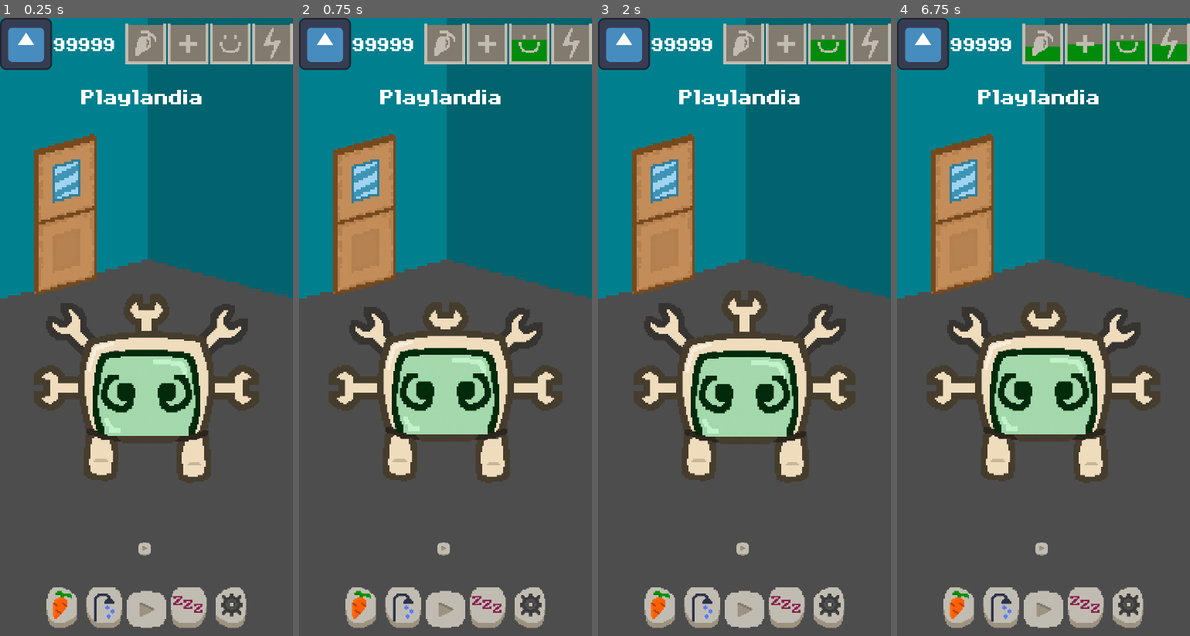
Above: before the commit, frames 1-4 (left to right).
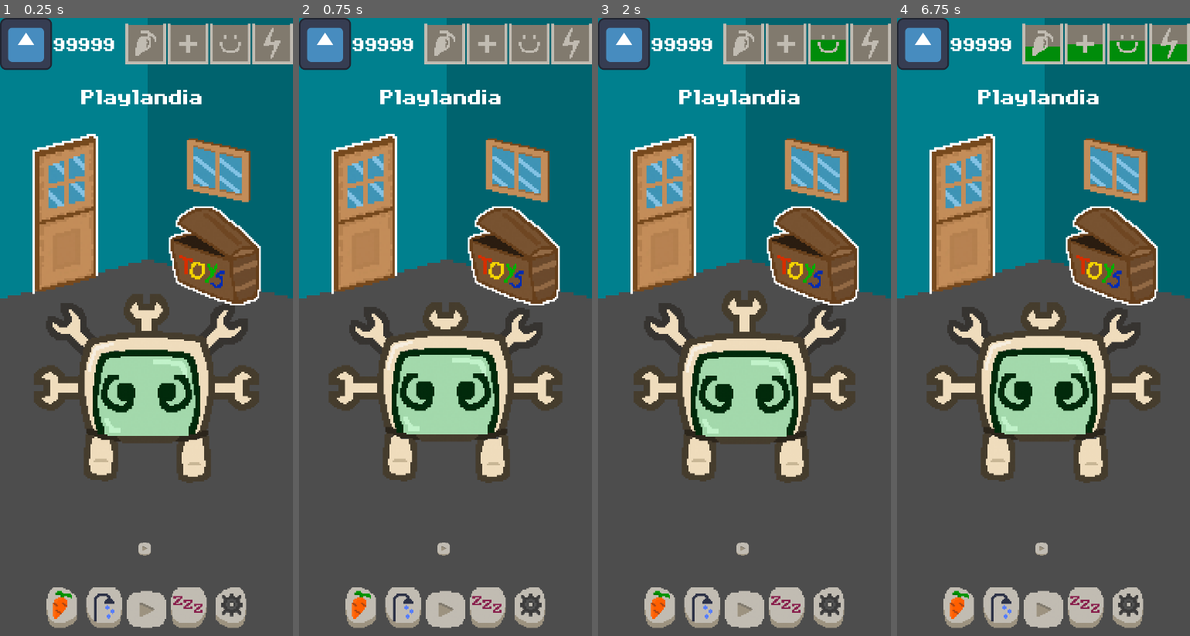
Above: after the commit, the same moments.

Repository: daniel-macias/mrduelm
Game: Godot game, scene res://Scenes/main.tscn
Same seed, same stepped clock (60 frames per second), same inputs: the game is played once before the commit and once after it. The engine's default icon, where the game draws it, is replaced by a stand-in: a white triangle on a blue panel in a dark square.
Inputs (mouse positions are in pixels of both pictures, inside the frame that each line leads up to):
- Up to frame 1 (0.25 s): no input
- Up to frame 2 (0.75 s): click (442, 549) at 0.5 s
- Up to frame 3 (2 s): click (811, 252) at 1.27 s
- Up to frame 4 (6.75 s): click (961, 215) at 2 s; click (923, 42) at 2.75 s; click (958, 605) at 3.5 s; click (1002, 605) at 4.25 s; click (1084, 605) at 5 s; click (1128, 605) at 5.75 s; click (1040, 549) at 6.5 s

The runs differ from the first frame. In frame 1, 7.4% of the frame differs, in the area x 11-90%, y 18-47%; in frame 2, 7.8%, in the area x 11-90%, y 3-47%; in frame 3, 7.4%; in frame 4, 7.4%.

Commit message:
added toybox

Diff:
--- a/Scenes/main.tscn
+++ b/Scenes/main.tscn
@@ -29,7 +29,9 @@
 [ext_resource type="Texture2D" uid="uid://3asydacx345v" path="res://Sprites/UI/garage_icon_pressed.png" id="12_mlgj4"]
 [ext_resource type="Texture2D" uid="uid://dpj6taf4klhoy" path="res://Sprites/UI/ProgressBars/energy.png" id="13_igeth"]
 [ext_resource type="Script" path="res://Scripts/UIManagers/GarageGUI.gd" id="13_yx62g"]
-[ext_resource type="Texture2D" uid="uid://bpcjw0w3t65ym" path="res://Sprites/RoomStuff/doors/default_door.png" id="15_so62a"]
+[ext_resource type="Texture2D" uid="uid://h2d5whrlmrg" path="res://Sprites/RoomStuff/doors/birch_door.png" id="16_c1neu"]
+[ext_resource type="Texture2D" uid="uid://8vh3ya5384n6" path="res://Sprites/RoomStuff/toybox/mahogany.png" id="17_nmb5h"]
+[ext_resource type="Texture2D" uid="uid://ba6cp58md2oq5" path="res://Sprites/RoomStuff/windows/birch_window.png" id="18_t61ui"]
 [ext_resource type="Texture2D" uid="uid://bb56aoher0ca0" path="res://Sprites/Food/Broccolli.png" id="28_ub37l"]
 [ext_resource type="Texture2D" uid="uid://5lvmfvex78sv" path="res://Sprites/RoomStuff/bg_walls.png" id="30_iwp8k"]
 [ext_resource type="Script" path="res://Scripts/UIManagers/ShopTemplate.gd" id="32_k4rhv"]
@@ -50,7 +52,6 @@
 texture = ExtResource("28_ub37l")
 
 [node name="DraggableSoap" type="Sprite2D" parent="Camera2D"]
-position = Vector2(355, 348)
 scale = Vector2(5, 5)
 texture = ExtResource("10_xt54n")
 
@@ -270,8 +271,25 @@
 offset_bottom = -81.0
 grow_horizontal = 2
 grow_vertical = 2
-texture_normal = ExtResource("15_so62a")
-stretch_mode = 5
+texture_normal = ExtResource("16_c1neu")
+stretch_mode = 5
+
+[node name="ToyBox" type="TextureButton" parent="CanvasLayer/PlayGUI"]
+layout_mode = 0
+offset_left = 393.0
+offset_top = 463.0
+offset_right = 663.0
+offset_bottom = 707.0
+texture_normal = ExtResource("17_nmb5h")
+stretch_mode = 5
+
+[node name="Window" type="TextureRect" parent="CanvasLayer/PlayGUI"]
+layout_mode = 0
+offset_left = 459.0
+offset_top = 296.0
+offset_right = 616.0
+offset_bottom = 453.0
+texture = ExtResource("18_t61ui")
 
 [node name="SleepGUI" type="Control" parent="CanvasLayer"]
 visible = false
--- a/Scripts/Main.gd
+++ b/Scripts/Main.gd
@@ -15,7 +15,6 @@
 
 @onready var debug_add_food_btn = $CanvasLayer/FoodGUI/HBoxContainer/TextureButton
 @onready var debug_add_energy_btn = $CanvasLayer/SleepGUI/HBoxContainer/TextureButton
-@onready var debug_add_fun_btn = $CanvasLayer/PlayGUI/HBoxContainer/TextureButton
 @onready var debug_add_health_btn = $CanvasLayer/BathroomGUI/HBoxContainer/TextureButton
 
 @onready var pet = $Pet
@@ -43,7 +42,6 @@
 
 	debug_add_food_btn.connect("pressed", Callable(self, "_on_debug_add_food_btn"))
 	debug_add_energy_btn.connect("pressed", Callable(self, "_on_debug_add_energy_btn"))
-	debug_add_fun_btn.connect("pressed", Callable(self, "_on_debug_add_fun_btn"))
 	debug_add_health_btn.connect("pressed", Callable(self, "_on_debug_add_health_btn"))
 
 	GameManager.connect("stat_changed", Callable(self, "_on_stat_changed"))
@@ -72,9 +70,6 @@
 func _on_debug_add_energy_btn():
 	GameManager.modify_stat("energy", 10)
 
-func _on_debug_add_fun_btn():
-	GameManager.modify_stat("fun", 10)
-
 func _on_debug_add_health_btn():
 	GameManager.modify_stat("health", 10)
 
--- a/Scripts/UIManagers/PlayGUI.gd
+++ b/Scripts/UIManagers/PlayGUI.gd
@@ -2,10 +2,12 @@
 
 @onready var door : TextureButton = $Door
 @onready var outside_menu : Control = $"../../Outside/OutsideMenu"
+@onready var toybox : TextureButton = $ToyBox
+
 # Called when the node enters the scene tree for the first time.
 func _ready() -> void:
 	door.connect("pressed", Callable(self, "_on_door_click"))
-
+	toybox.connect("pressed", Callable(self, "_on_toybox_click"))
 
 
 # Called every frame. 'delta' is the elapsed time since the previous frame.
@@ -14,3 +16,6 @@
 
 func _on_door_click() -> void:
 	outside_menu.visible = true
+
+func _on_toybox_click() -> void:
+	GameManager.modify_stat("fun", 10)
Not shown: 1 places in Scenes/main.tscn that only renumber resources
Binary file added: Sprites/RoomStuff/doors/birch_door.png
Not shown, added: Sprites/RoomStuff/doors/birch_door.png.import
Binary file added: Sprites/RoomStuff/toybox/mahogany.png
Not shown, added: Sprites/RoomStuff/toybox/mahogany.png.import
Binary file added: Sprites/RoomStuff/windows/birch_window.png
Not shown, added: Sprites/RoomStuff/windows/birch_window.png.import
